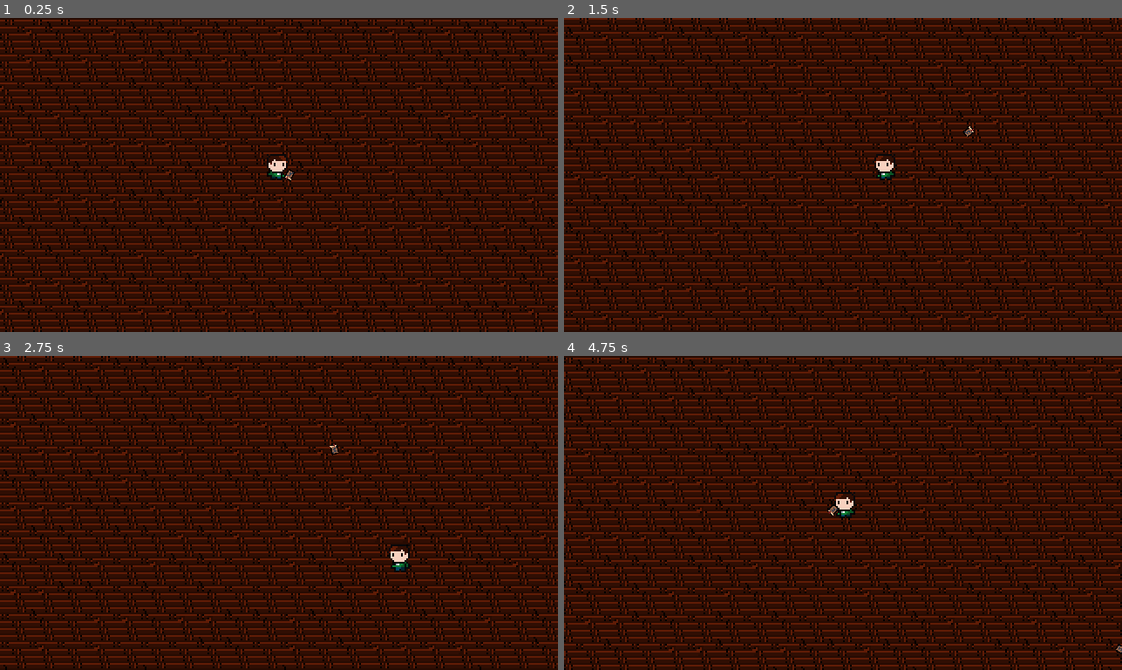
Above: before the commit, frames 1-4 (two rows, left to right).
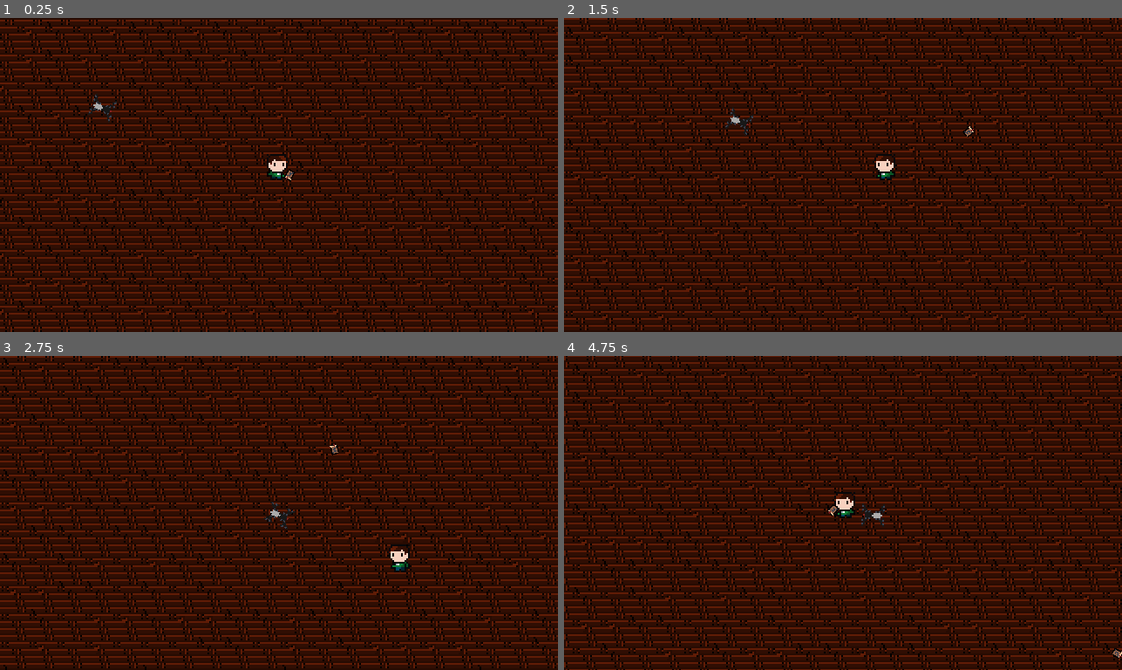
Above: after the commit, the same moments.

Repository: badzianga/SteelworksHiTechGame
Game: Godot game, scene res://Scenes/Maps/room_1.tscn
Two runs of this game, one before a commit and one after it. Both use one fixed random seed, a clock stepped at 60 frames per second and the inputs below.
Inputs (mouse positions are in pixels of both pictures, inside the frame that each line leads up to):
- Up to frame 1 (0.25 s): no input
- Up to frame 2 (1.5 s): move the mouse to (965, 159) at 0.52 s; hold D (right) 0.53-1.28 s; click (965, 159) at 0.6 s; move the mouse to (731, 190) at 1.27 s; hold S (down) from 1.28 s (still down); click (731, 190) at 1.35 s
- Up to frame 3 (2.75 s): move the mouse to (334, 443) at 2.02 s; release S (down) at 2.03 s; hold D (right) from 2.03 s (still down); click (334, 443) at 2.1 s
- Up to frame 4 (4.75 s): move the mouse to (815, 575) at 2.77 s; release D (right) at 2.78 s; hold W (up) 2.78-3.53 s; click (815, 575) at 2.85 s; move the mouse to (1010, 560) at 3.52 s; hold A (left) from 3.53 s (still down); click (1010, 560) at 3.6 s; move the mouse to (675, 465) at 4.27 s; click (675, 465) at 4.35 s

The runs differ from the first frame. In frame 1, less than 0.1% of the frame differs, in the area x 15-21%, y 24-33%; in frame 2, less than 0.1%; in frame 3, less than 0.1%; in frame 4, 53%, in the area x 0-100%, y 0-100%.
Error after the commit: Invalid call. Nonexistent function 'apply_damage' in base 'Nil'. (res://Scenes/Components/hurtbox_component.gd:9)

Commit message:
Added drone

Diff:
--- /dev/null
+++ b/Scenes/Enemies/drone.gd
@@ -0,0 +1,27 @@
+extends CharacterBody2D
+
+
+@export var speed: float
+
+@onready var health_component: HealthComponent = $HealthComponent
+@onready var effects := $Effects
+
+
+func _ready() -> void:
+	health_component.health_depleted.connect(queue_free)
+	health_component.health_changed.connect(_on_health_changed)
+
+
+func _physics_process(_delta: float) -> void:
+	move_towards_player()
+
+
+func move_towards_player() -> void:
+	var direction := global_position.direction_to(GameController.player.global_position)
+	look_at(GameController.player.global_position)
+	velocity = direction * speed
+	move_and_slide()
+
+
+func _on_health_changed() -> void:
+	effects.play("hurt")
--- /dev/null
+++ b/Scenes/Enemies/drone.tscn
@@ -0,0 +1,148 @@
+[gd_scene load_steps=17 format=3 uid="uid://c34db17gfjehg"]
+
+[ext_resource type="Texture2D" uid="uid://cdlseq52b52ip" path="res://Assets/Entities/Enemies/drone.png" id="1_h2dwg"]
+[ext_resource type="Script" path="res://Scenes/Enemies/drone.gd" id="1_qinr8"]
+[ext_resource type="Shader" path="res://Resources/Shaders/flash.gdshader" id="2_5p3hr"]
+[ext_resource type="PackedScene" uid="uid://difgmphqym05s" path="res://Scenes/Components/hitbox_component.tscn" id="2_imyqt"]
+[ext_resource type="PackedScene" uid="uid://mx6j27qpkmf5" path="res://Scenes/Components/hurtbox_component.tscn" id="3_mmj0c"]
+[ext_resource type="PackedScene" uid="uid://bse3dkitoj2uh" path="res://Scenes/Components/health_component.tscn" id="4_7c8h7"]
+
+[sub_resource type="ShaderMaterial" id="ShaderMaterial_moi6k"]
+resource_local_to_scene = true
+shader = ExtResource("2_5p3hr")
+shader_parameter/flash_color = Color(1, 0, 0, 1)
+shader_parameter/flash_state = 0.0
+
+[sub_resource type="RectangleShape2D" id="RectangleShape2D_ohu0p"]
+size = Vector2(14, 15)
+
+[sub_resource type="RectangleShape2D" id="RectangleShape2D_1b7x5"]
+size = Vector2(14, 15)
+
+[sub_resource type="RectangleShape2D" id="RectangleShape2D_fu4ut"]
+size = Vector2(14, 15)
+
+[sub_resource type="Animation" id="Animation_i6c3x"]
+resource_name = "fly"
+length = 0.15
+loop_mode = 1
+step = 0.05
+tracks/0/type = "value"
+tracks/0/imported = false
+tracks/0/enabled = true
+tracks/0/path = NodePath("Sprite:frame")
+tracks/0/interp = 1
+tracks/0/loop_wrap = true
+tracks/0/keys = {
+"times": PackedFloat32Array(0, 0.05, 0.1),
+"transitions": PackedFloat32Array(1, 1, 1),
+"update": 1,
+"values": [0, 1, 2]
+}
+
+[sub_resource type="Animation" id="Animation_b7f5s"]
+length = 0.001
+tracks/0/type = "value"
+tracks/0/imported = false
+tracks/0/enabled = true
+tracks/0/path = NodePath("Sprite:frame")
+tracks/0/interp = 1
+tracks/0/loop_wrap = true
+tracks/0/keys = {
+"times": PackedFloat32Array(0),
+"transitions": PackedFloat32Array(1),
+"update": 1,
+"values": [0]
+}
+
+[sub_resource type="AnimationLibrary" id="AnimationLibrary_fde1w"]
+_data = {
+"RESET": SubResource("Animation_b7f5s"),
+"fly": SubResource("Animation_i6c3x")
+}
+
+[sub_resource type="Animation" id="Animation_fuc8k"]
+resource_name = "hurt"
+length = 0.3
+step = 0.05
+tracks/0/type = "value"
+tracks/0/imported = false
+tracks/0/enabled = true
+tracks/0/path = NodePath("Sprite:material:shader_parameter/flash_state")
+tracks/0/interp = 1
+tracks/0/loop_wrap = true
+tracks/0/keys = {
+"times": PackedFloat32Array(0, 0.05, 0.3),
+"transitions": PackedFloat32Array(1, 1, 1),
+"update": 0,
+"values": [0.0, 1.0, 0.0]
+}
+
+[sub_resource type="Animation" id="Animation_dtcj8"]
+length = 0.001
+tracks/0/type = "value"
+tracks/0/imported = false
+tracks/0/enabled = true
+tracks/0/path = NodePath("Sprite:material:shader_parameter/flash_state")
+tracks/0/interp = 1
+tracks/0/loop_wrap = true
+tracks/0/keys = {
+"times": PackedFloat32Array(0),
+"transitions": PackedFloat32Array(1),
+"update": 0,
+"values": [0.0]
+}
+
+[sub_resource type="AnimationLibrary" id="AnimationLibrary_cmlwv"]
+_data = {
+"RESET": SubResource("Animation_dtcj8"),
+"hurt": SubResource("Animation_fuc8k")
+}
+
+[node name="Drone" type="CharacterBody2D"]
+script = ExtResource("1_qinr8")
+speed = 56.0
+
+[node name="Sprite" type="Sprite2D" parent="."]
+material = SubResource("ShaderMaterial_moi6k")
+rotation = -1.5708
+texture = ExtResource("1_h2dwg")
+hframes = 3
+
+[node name="CollisionShape" type="CollisionShape2D" parent="."]
+visible = false
+position = Vector2(0, 0.5)
+shape = SubResource("RectangleShape2D_ohu0p")
+
+[node name="HitboxComponent" parent="." instance=ExtResource("2_imyqt")]
+collision_layer = 16
+collision_mask = 2
+
+[node name="CollisionShape" type="CollisionShape2D" parent="HitboxComponent"]
+visible = false
+position = Vector2(0, 0.5)
+shape = SubResource("RectangleShape2D_1b7x5")
+
+[node name="HurtboxComponent" parent="." node_paths=PackedStringArray("health_component") instance=ExtResource("3_mmj0c")]
+collision_layer = 8
+collision_mask = 4
+health_component = NodePath("../HealthComponent")
+
+[node name="CollisionShape" type="CollisionShape2D" parent="HurtboxComponent"]
+visible = false
+position = Vector2(0, 0.5)
+shape = SubResource("RectangleShape2D_fu4ut")
+
+[node name="HealthComponent" parent="." instance=ExtResource("4_7c8h7")]
+max_health = 3.0
+
+[node name="AnimationPlayer" type="AnimationPlayer" parent="."]
+libraries = {
+"": SubResource("AnimationLibrary_fde1w")
+}
+autoplay = "fly"
+
+[node name="Effects" type="AnimationPlayer" parent="."]
+libraries = {
+"": SubResource("AnimationLibrary_cmlwv")
+}
--- a/Scenes/Enemies/turret.tscn
+++ b/Scenes/Enemies/turret.tscn
@@ -14,6 +14,21 @@
 [sub_resource type="RectangleShape2D" id="RectangleShape2D_e1nxr"]
 size = Vector2(128, 128)
 
+[sub_resource type="Animation" id="Animation_ki512"]
+length = 0.001
+tracks/0/type = "value"
+tracks/0/imported = false
+tracks/0/enabled = true
+tracks/0/path = NodePath("Sprite:material:shader_parameter/flash_state")
+tracks/0/interp = 1
+tracks/0/loop_wrap = true
+tracks/0/keys = {
+"times": PackedFloat32Array(0),
+"transitions": PackedFloat32Array(1),
+"update": 0,
+"values": [0.0]
+}
+
 [sub_resource type="Animation" id="Animation_rmi56"]
 resource_name = "hurt"
 length = 0.3
@@ -29,21 +44,6 @@
 "transitions": PackedFloat32Array(1, 1, 1),
 "update": 0,
 "values": [0.0, 1.0, 0.0]
-}
-
-[sub_resource type="Animation" id="Animation_ki512"]
-length = 0.001
-tracks/0/type = "value"
-tracks/0/imported = false
-tracks/0/enabled = true
-tracks/0/path = NodePath("Sprite:material:shader_parameter/flash_state")
-tracks/0/interp = 1
-tracks/0/loop_wrap = true
-tracks/0/keys = {
-"times": PackedFloat32Array(0),
-"transitions": PackedFloat32Array(1),
-"update": 0,
-"values": [0.0]
 }
 
 [sub_resource type="AnimationLibrary" id="AnimationLibrary_c68f5"]
--- a/Scenes/Maps/room_1.tscn
+++ b/Scenes/Maps/room_1.tscn
@@ -1,7 +1,8 @@
-[gd_scene load_steps=3 format=3 uid="uid://fud1ek34g8rj"]
+[gd_scene load_steps=4 format=3 uid="uid://fud1ek34g8rj"]
 
 [ext_resource type="TileSet" uid="uid://c6vtajlqadjm8" path="res://Resources/TileSets/floors.tres" id="1_dwb2j"]
 [ext_resource type="PackedScene" uid="uid://kna2yacl5q3s" path="res://Scenes/Player/player.tscn" id="2_gfbck"]
+[ext_resource type="PackedScene" uid="uid://c34db17gfjehg" path="res://Scenes/Enemies/drone.tscn" id="3_ioxx4"]
 
 [node name="Room1" type="Node2D"]
 y_sort_enabled = true
@@ -20,3 +21,6 @@
 limit_top = 0
 limit_right = 384
 limit_bottom = 228
+
+[node name="Drone" parent="." instance=ExtResource("3_ioxx4")]
+position = Vector2(84, 78)
--- a/Scenes/Player/gun.gd
+++ /dev/null
@@ -1,28 +0,0 @@
-class_name Gun
-extends Sprite2D
-
-
-@export var cooldown := 1.0
-@export var damage := 1.0
-@export var projectile_scene: PackedScene
-
-@onready var timer := $Timer
-
-
-func _ready() -> void:
-	timer.wait_time = cooldown
-
-
-func shoot(dir: Vector2) -> void:
-	if timer.is_stopped():
-		var projectile: Projectile = projectile_scene.instantiate()
-		projectile.global_position = global_position
-		projectile.damage = damage
-		projectile.direction = dir
-		get_tree().root.add_child(projectile)
-		visible = false
-		timer.start()
-
-
-func _on_timer_timeout() -> void:
-	visible = true
--- a/Scenes/Player/player.gd
+++ b/Scenes/Player/player.gd
@@ -9,6 +9,10 @@
 @onready var weapon: Weapon = $WeaponSlot/Weapon
 
 var direction := Vector2.ZERO
+
+
+func _ready() -> void:
+	GameController.player = self
 
 
 func _physics_process(_delta: float) -> void:
--- /dev/null
+++ b/Scenes/Projectiles/bullet_projectile.gd
@@ -0,0 +1,5 @@
+extends Projectile
+
+
+func special_behavior(delta: float) -> void:
+	pass
--- /dev/null
+++ b/Scenes/Projectiles/bullet_projectile.tscn
@@ -0,0 +1,22 @@
+[gd_scene load_steps=4 format=3 uid="uid://b8uutjrb8nc52"]
+
+[ext_resource type="Script" path="res://Scenes/Projectiles/bullet_projectile.gd" id="1_xhodc"]
+[ext_resource type="Texture2D" uid="uid://dmy80336gmanm" path="res://icon.svg" id="2_vcid8"]
+
+[sub_resource type="RectangleShape2D" id="RectangleShape2D_ix4qu"]
+size = Vector2(6, 6)
+
+[node name="BulletProjectile" type="Area2D"]
+collision_layer = 4
+collision_mask = 8
+script = ExtResource("1_xhodc")
+speed = 140.0
+
+[node name="Sprite" type="Sprite2D" parent="."]
+scale = Vector2(0.05, 0.05)
+texture = ExtResource("2_vcid8")
+
+[node name="CollisionShape" type="CollisionShape2D" parent="."]
+shape = SubResource("RectangleShape2D_ix4qu")
+
+[connection signal="area_entered" from="." to="." method="_on_area_entered"]
--- a/Scenes/Projectiles/projectile.gd
+++ b/Scenes/Projectiles/projectile.gd
@@ -12,7 +12,7 @@
 	special_behavior(delta)
 
 
-func special_behavior(delta: float) -> void:
+func special_behavior(_delta: float) -> void:
 	pass
 
 
--- a/Scenes/Weapons/gun.tscn
+++ /dev/null
@@ -1,18 +0,0 @@
-[gd_scene load_steps=4 format=3 uid="uid://dvi483r1ouqav"]
-
-[ext_resource type="Texture2D" uid="uid://hlew5jk71a2s" path="res://Assets/Weapons/book.png" id="1_ypcb7"]
-[ext_resource type="Script" path="res://Scenes/Player/gun.gd" id="2_3r46t"]
-[ext_resource type="PackedScene" uid="uid://bvh1nf6j4fw25" path="res://Scenes/Projectiles/book_projectile.tscn" id="3_7ceoh"]
-
-[node name="Gun" type="Sprite2D"]
-position = Vector2(5, 0)
-rotation = 0.523599
-scale = Vector2(0.75, 0.75)
-texture = ExtResource("1_ypcb7")
-script = ExtResource("2_3r46t")
-projectile_scene = ExtResource("3_7ceoh")
-
-[node name="Timer" type="Timer" parent="."]
-one_shot = true
-
-[connection signal="timeout" from="Timer" to="." method="_on_timer_timeout"]
--- /dev/null
+++ b/Scenes/Weapons/pistol.tscn
@@ -0,0 +1,20 @@
+[gd_scene load_steps=4 format=3 uid="uid://1ftmkmpdvwmm"]
+
+[ext_resource type="Texture2D" uid="uid://dmy80336gmanm" path="res://icon.svg" id="1_nxalw"]
+[ext_resource type="Script" path="res://Scenes/Weapons/weapon.gd" id="2_ih2x3"]
+[ext_resource type="PackedScene" uid="uid://b8uutjrb8nc52" path="res://Scenes/Projectiles/bullet_projectile.tscn" id="3_i6gb4"]
+
+[node name="Pistol" type="Sprite2D"]
+scale = Vector2(0.1, 0.1)
+texture = ExtResource("1_nxalw")
+script = ExtResource("2_ih2x3")
+damage = 3
+projectile_scene = ExtResource("3_i6gb4")
+
+[node name="CooldownTimer" type="Timer" parent="."]
+wait_time = 0.4
+one_shot = true
+
+[node name="VolleyTimer" type="Timer" parent="."]
+
+[connection signal="timeout" from="CooldownTimer" to="." method="_on_cooldown_timer_timeout"]
--- a/Singletons/game_controller.gd
+++ b/Singletons/game_controller.gd
@@ -3,8 +3,10 @@
 
 var reputation_points := 0
 var glory_points := 0
+var player: CharacterBody2D
 
 
 func reset_game() -> void:
 	reputation_points = 0
 	glory_points = 0
+	player = null
Binary file added: Assets/Entities/Enemies/drone.png
Not shown, added: Assets/Entities/Enemies/drone.png.import
